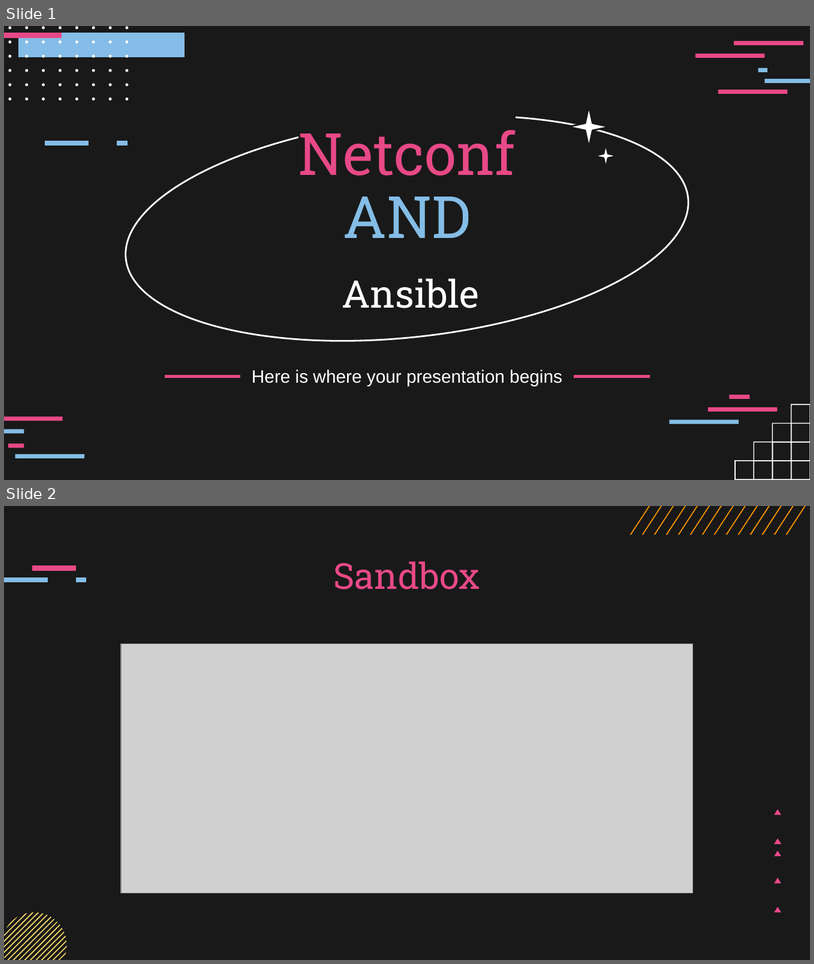
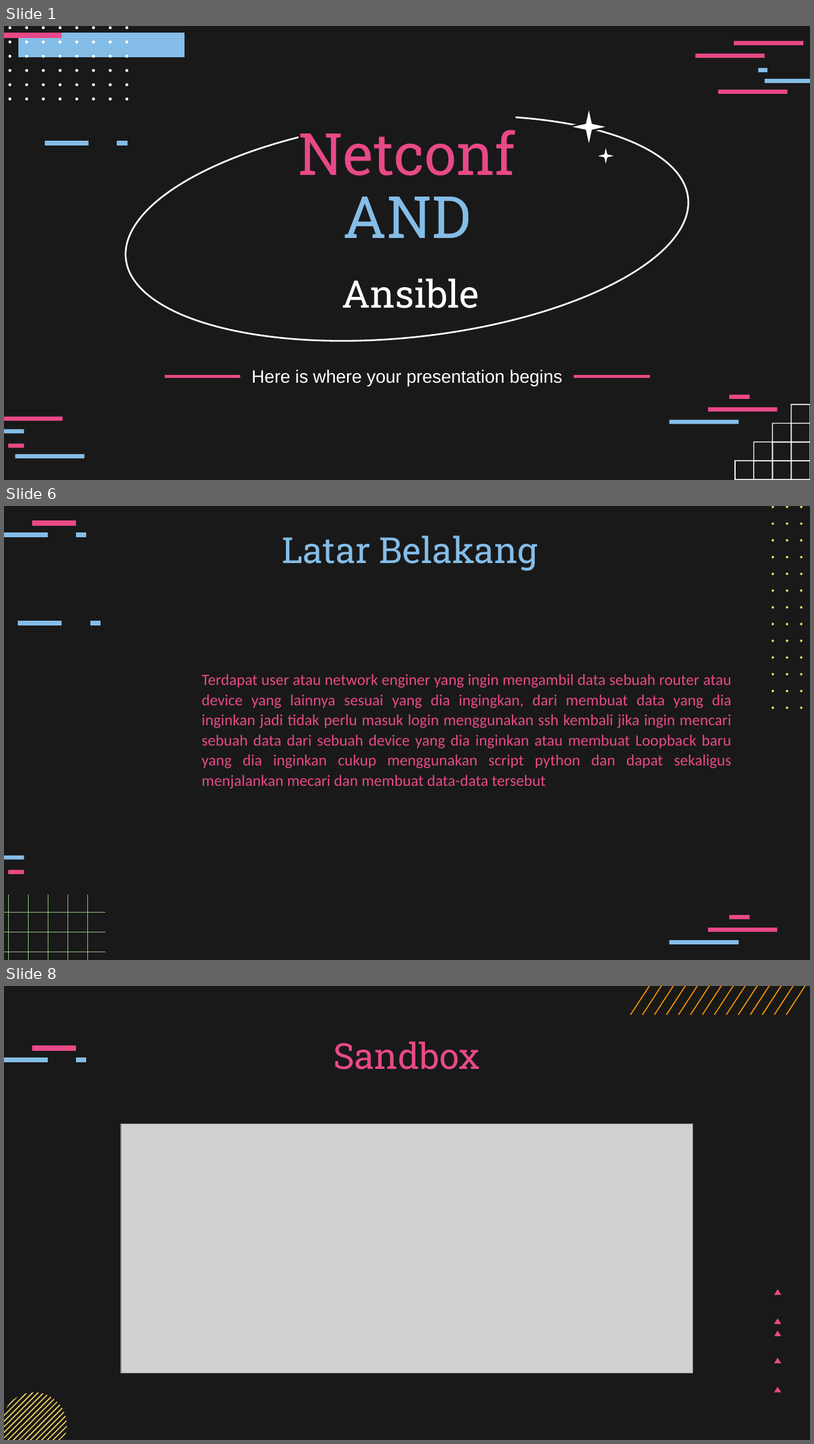
Before and after one commit to ichwanridwan01/Tugas_project, a slide deck: ichwanridwan_tugas_project.pptx. Shown one above the other, each under a label of ours: slides 1 and 2 before the commit, slides 1, 6 and 8 after it; the slides between them are not shown. The pictures are 814x964 and 814x1444 pixels, drawn with LibreOffice and Linux fonts; fonts in the diff are those of the drawing; grey boxes stand for pictures. Boxes give left, top, right and bottom in pixels: in the first picture for what was removed or moved away, otherwise in the second. Text is boxed around its words. In the diff, an @@ line names an element or a change of style, - is before the commit and + after.

Commit message:
Update to PPT

```diff
--- a/ichwanridwan_tugas_project.pptx
+++ b/ichwanridwan_tugas_project.pptx
@@ slide 6 added at <box>4,506,810,960</box>, background #191919 @@
@@ freeform shape added at <box>32,520,76,525</box>, fill #E84987 @@
@@ freeform shape added at <box>4,532,48,537</box>, fill #84BDE7 @@
@@ freeform shape added at <box>76,532,86,537</box>, fill #84BDE7 @@
@@ title added at <box>282,535,539,571</box>, 32 pt, text #84BDE7 @@
+Latar Belakang
@@ freeform shape added at <box>18,621,61,625</box>, fill #84BDE7 @@
@@ freeform shape added at <box>90,621,101,625</box>, fill #84BDE7 @@
@@ text added at <box>202,674,732,789</box>, 14 pt, text #E84987 @@
+Terdapat user atau network enginer yang ingin mengambil data sebuah router atau device yang lainnya sesuai yang dia ingingkan, dari membuat data yang dia inginkan jadi tidak perlu masuk login menggunakan ssh kembali jika ingin mencari sebuah data dari sebuah device yang dia inginkan atau membuat Loopback baru yang dia inginkan cukup menggunakan script python dan dapat sekaligus menjalankan mecari dan membuat data-data tersebut
@@ group added at <box>773,506,803,708</box>: 39 freeform shapes @@
@@ rectangle added at <box>4,855,24,859</box>, fill #84BDE7 @@
@@ rectangle added at <box>8,870,23,874</box>, fill #E84987 @@
@@ rectangle added at <box>730,915,750,919</box>, fill #E84987 @@
@@ rectangle added at <box>708,927,777,931</box>, fill #E84987 @@
@@ group added at <box>4,895,105,960</box>: 8 freeform shapes @@
@@ rectangle added at <box>669,940,738,944</box>, fill #84BDE7 @@
@@ what was slide 2 is now slide 8 @@
```
Also in this commit, not shown: 5 other slides added.
